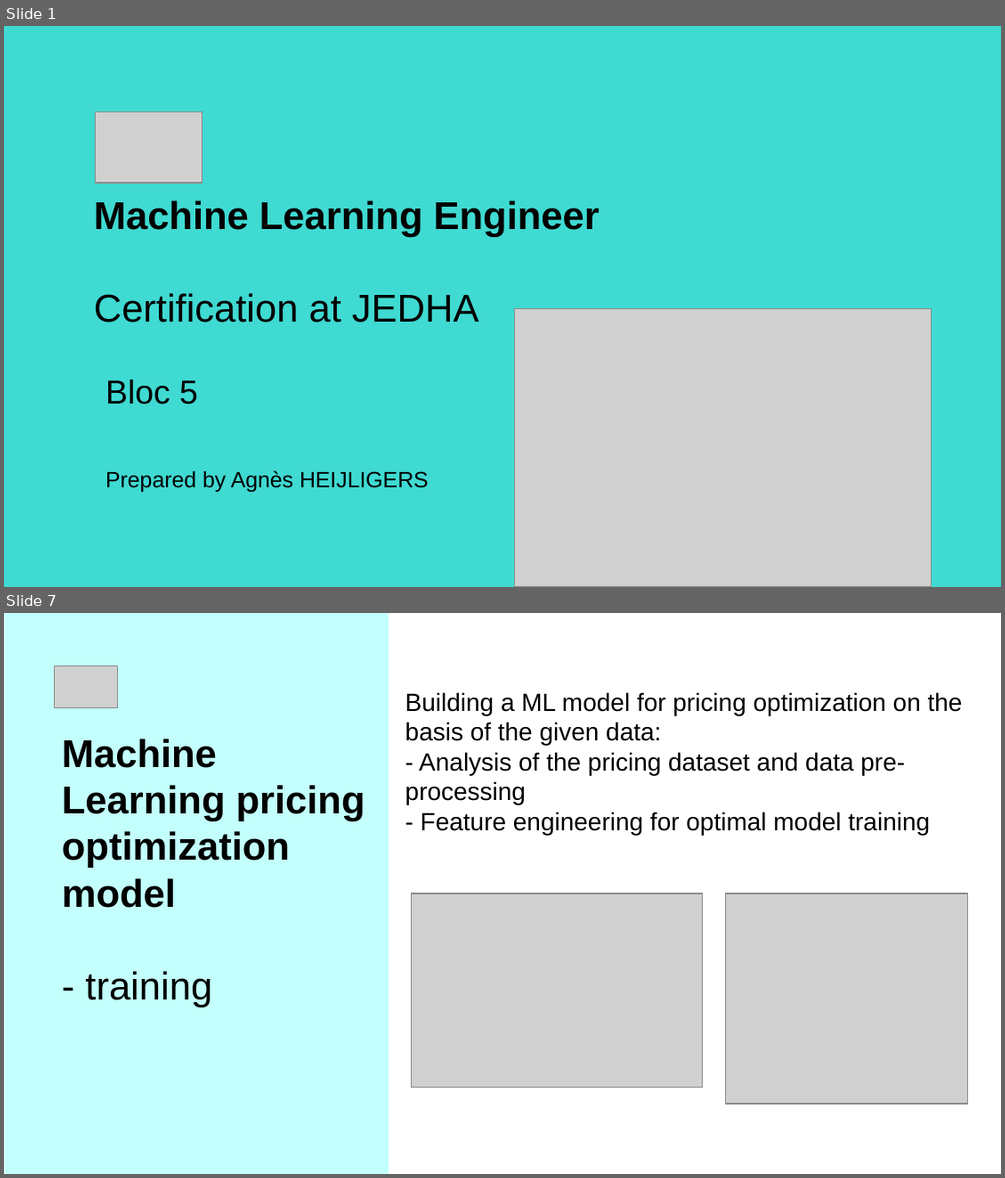
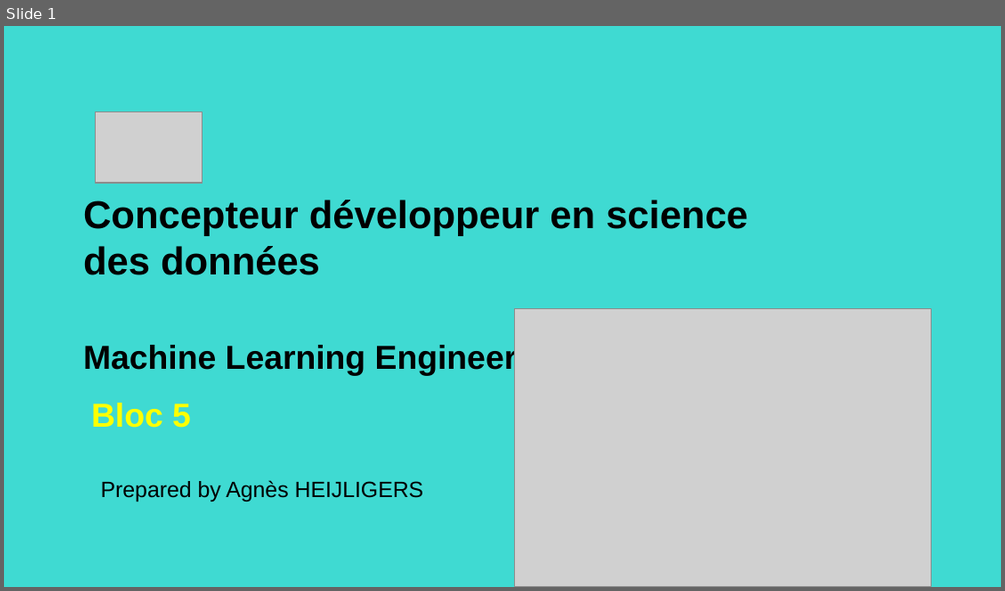
Before and after one commit to AgaHei/getaround-pricing-api, a slide deck: Getaround_Project_AH.pptx. Shown one above the other, each under a label of ours: slides 1 and 7 before the commit, slide 1 after it; the slides between them are not shown. The pictures are 1005x1178 and 1005x591 pixels, drawn with LibreOffice and Linux fonts; fonts in the diff are those of the drawing; grey boxes stand for pictures. Boxes give left, top, right and bottom in pixels: in the first picture for what was removed or moved away, otherwise in the second. Text is boxed around its words. In the diff, an @@ line names an element or a change of style, - is before the commit and + after.

```diff
--- a/Getaround_Project_AH.pptx
+++ b/Getaround_Project_AH.pptx
@@ slide 7 removed at [4, 613, 1001, 1174], background #FFFFFF @@
@@ rectangle removed at [5, 613, 388, 1173] @@
@@ picture removed at [55, 666, 118, 707] @@
@@ title removed at [405, 692, 963, 835] @@
-Building a ML model for pricing optimization on the basis of the given data:
-- Analysis of the pricing dataset and data pre-processing
-- Feature engineering for optimal model training
@@ title removed at [62, 738, 365, 1007] @@
-Machine Learning pricing optimization model
-- training
@@ picture removed at [411, 893, 702, 1086] @@
@@ picture removed at [726, 893, 968, 1103] @@
@@ slide 1 changed as well @@
@@ title at [83, 200, 748, 376]: text changed @@
-Machine Learning Engineer
-Certification at JEDHA
+Concepteur développeur en science des données
+Machine Learning Engineer
@@ title "Bloc 5": place and size @@
-title "Bloc 5" at [105, 379, 198, 404]
+title "Bloc 5" at [91, 402, 191, 427]
@@ title "Bloc 5" at [91, 402, 191, 427]: text colour #000000 to #FFFF00, bold on @@
@@ text "Prepared by Agnès HEIJLIGERS": place and size @@
-text "Prepared by Agnès HEIJLIGERS" at [105, 470, 429, 491]
+text "Prepared by Agnès HEIJLIGERS" at [101, 480, 424, 501]
```
Also in this commit, not shown: 5 other slides changed, 7 slides added, 6 other slides removed, 6 other files.
